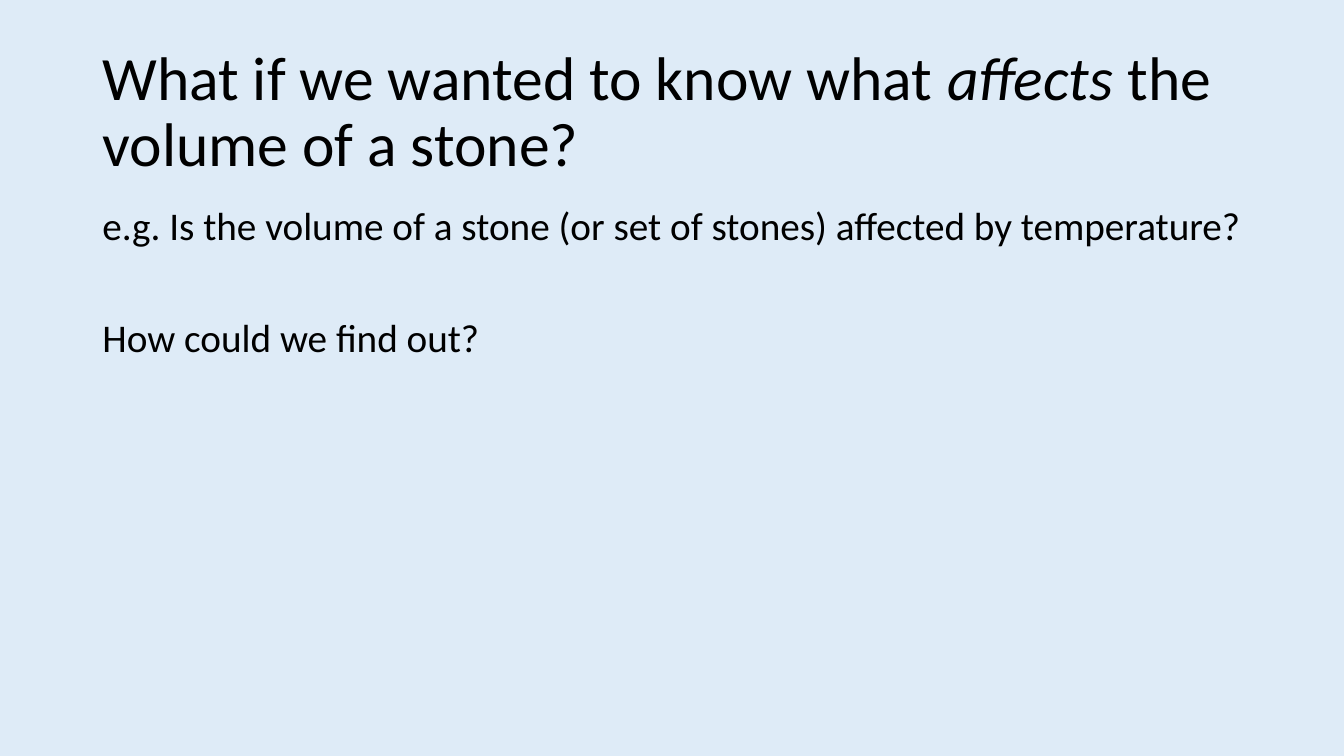
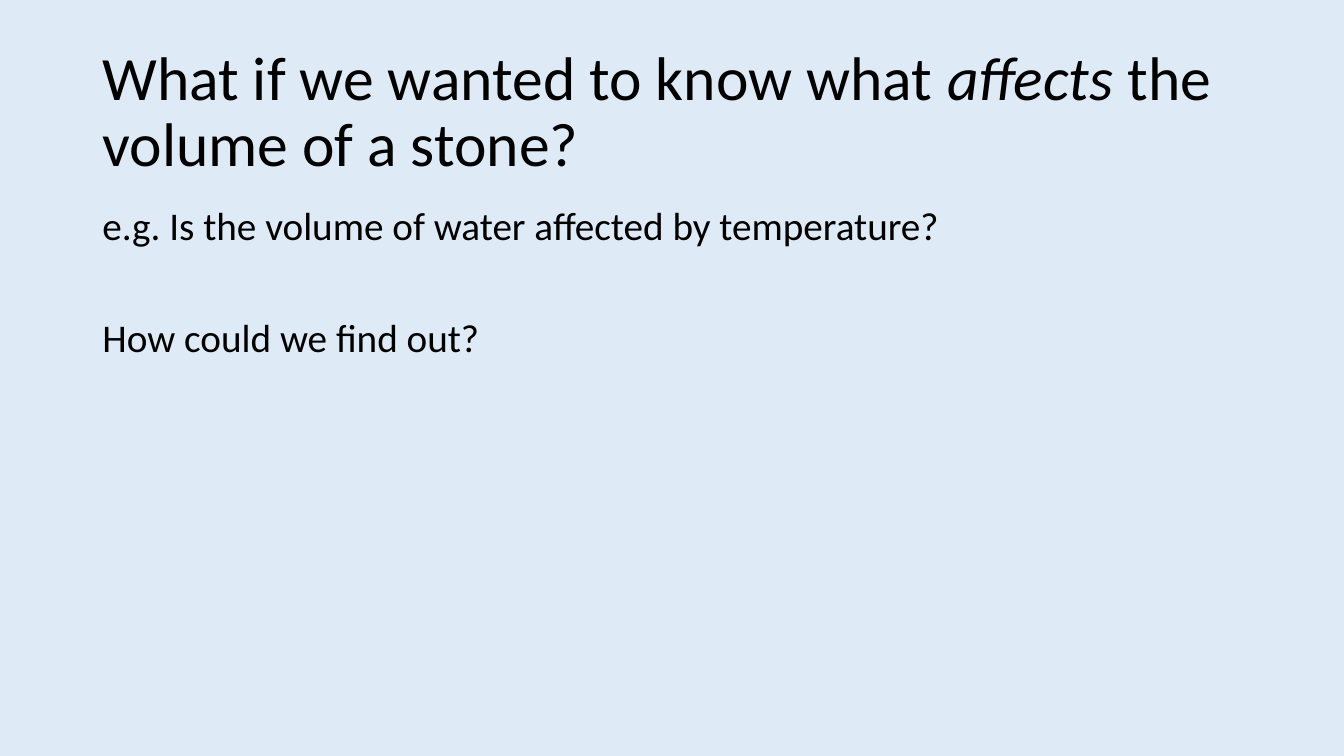
Before and after one commit to ajwills72/rmhealth-found, a slide deck: slide 4 of docs/experiments_data.pptx. Drawn at 1344x756 pixels with LibreOffice and Linux fonts; fonts in the diff are those of the drawing. Boxes give left, top, right and bottom in pixels: in the first picture for what was removed or moved away, otherwise in the second. Text is boxed around its words. In the diff, an @@ line names an element or a change of style, - is before the commit and + after.

```diff
--- a/docs/experiments_data.pptx
+++ b/docs/experiments_data.pptx
@@ text at <box>102,212,938,247</box>: text changed @@
-e.g. Is the volume of a stone (or set of stones) affected by temperature?
+e.g. Is the volume of water affected by temperature?
```
Also in this commit, not shown: 15 other slides changed, 3 slides added, 25 slides removed, 3 other files.
